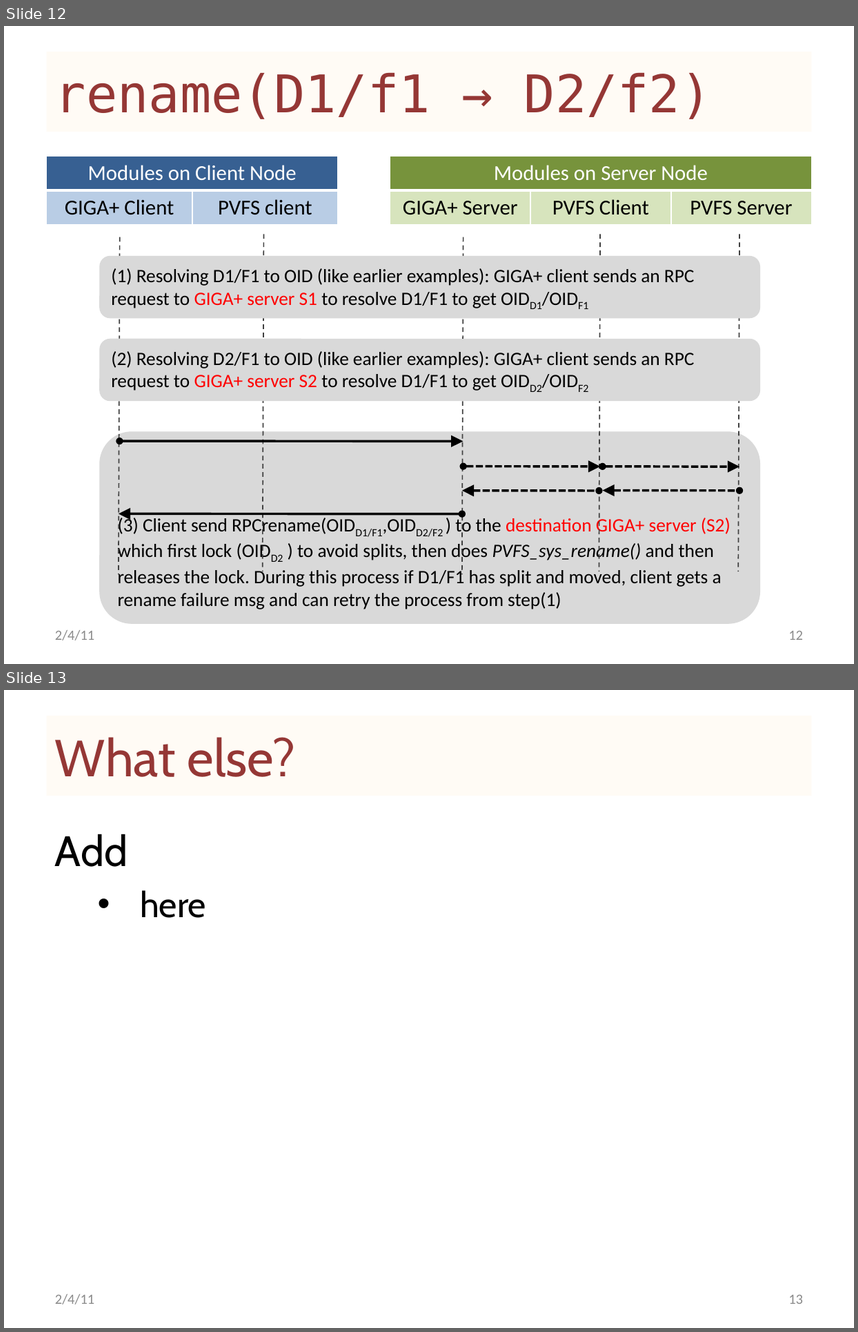
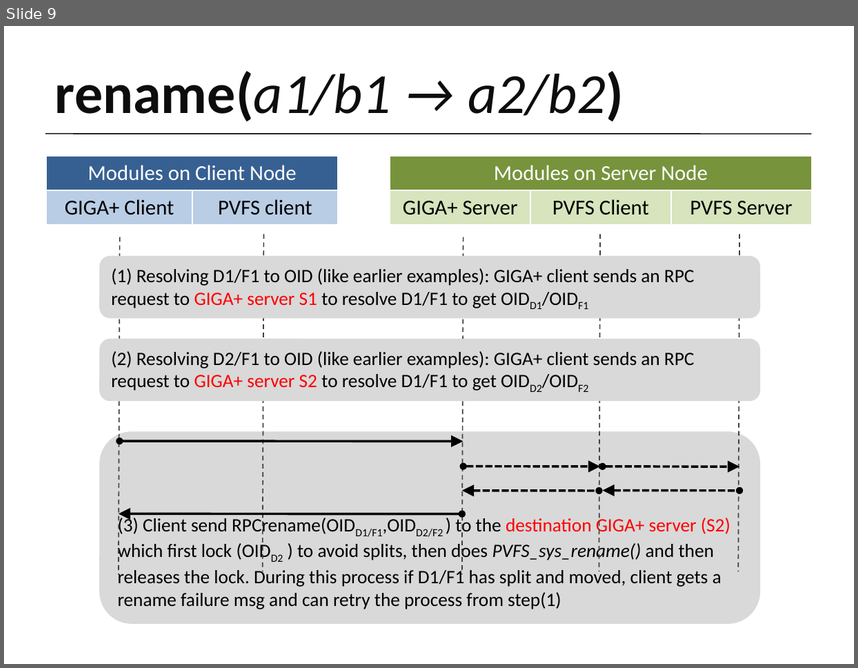
Before and after one commit to achivetta/skyefs, a slide deck: docs/GigaOnPVFS-Specification.pptx. Shown one above the other, each under a label of ours: slides 12 and 13 before the commit, slide 9 after it. The pictures are 858x1332 and 858x668 pixels, drawn with LibreOffice and Linux fonts; fonts in the diff are those of the drawing. Boxes give left, top, right and bottom in pixels: in the first picture for what was removed or moved away, otherwise in the second. Text is boxed around its words. In the diff, an @@ line names an element or a change of style, - is before the commit and + after.

```diff
--- a/docs/GigaOnPVFS-Specification.pptx
+++ b/docs/GigaOnPVFS-Specification.pptx
@@ slide 13 removed at [4,690,854,1328], background #FFFFFF @@
@@ title removed at [47,716,811,796] @@
-What else?
@@ text removed at [55,834,206,918] @@
-Add
-  • here
@@ text removed at [55,1294,94,1304] @@
-2/4/11
@@ page number removed at [789,1294,803,1303] @@
-13
@@ what was slide 12 is now slide 9 @@
@@ slide 9 changed as well @@
@@ title "rename(a1/b1 → a2/b2)": place and size @@
-title "rename(a1/b1 → a2/b2)" at [47,52,811,132]
+title "rename(a1/b1 → a2/b2)" at [55,71,624,122]
@@ title "rename(a1/b1 → a2/b2)" at [55,71,624,122]: fill #FFFBF5 to none @@
@@ title at [55,71,624,122]: text changed; size 44 to 48 pt; font DejaVu Sans Mono to Calibri; text colour #953735 to #0D0D0D; italic on @@
-rename(D1/f1 → D2/f2)
+rename(a1/b1 → a2/b2)
@@ line added from (45, 134) to (811, 134), #262626 1 pt @@
@@ text removed at [55,630,94,640] @@
-2/4/11
@@ page number removed at [789,630,803,639] @@
-12
```
Also in this commit, not shown: 7 other slides changed, 1 slide added, 4 other slides removed.
